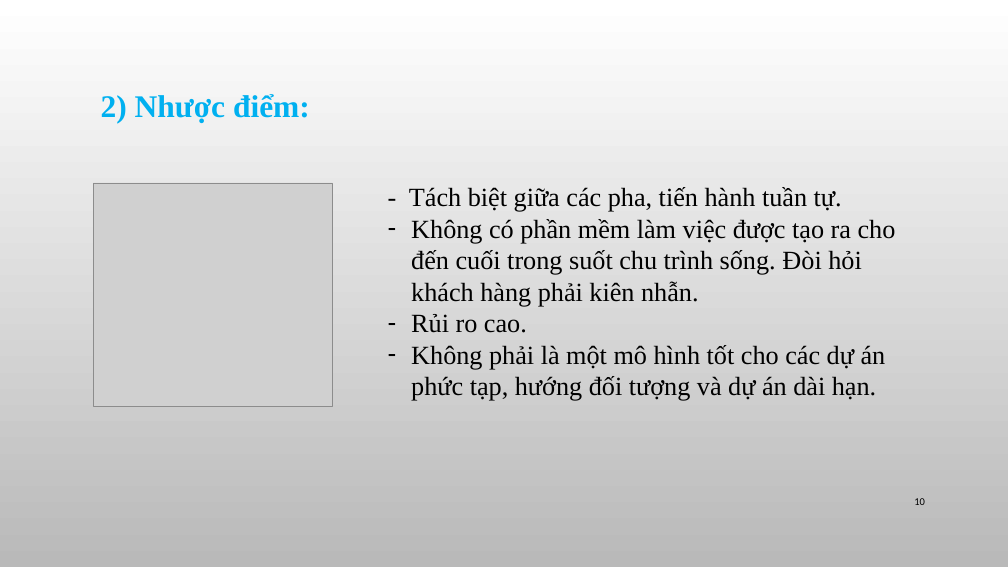
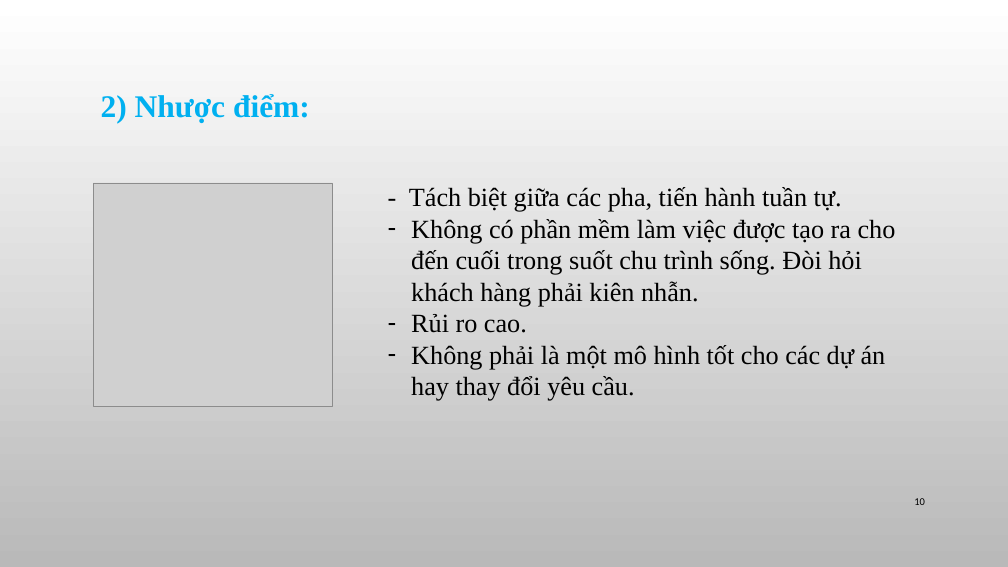
Before and after one commit to helloworldnmcnpm/studentmanagermentprogram, a slide deck: slide 10 of SEMINAR/Seminar.pptx. Drawn at 1008x567 pixels with LibreOffice and Linux fonts; fonts in the diff are those of the drawing; grey boxes stand for pictures; background and template pictures are left out. Boxes give left, top, right and bottom in pixels: in the first picture for what was removed or moved away, otherwise in the second. Text is boxed around its words. In the diff, an @@ line names an element or a change of style, - is before the commit and + after.

```diff
--- a/SEMINAR/Seminar.pptx
+++ b/SEMINAR/Seminar.pptx
@@ text at box(411, 345, 886, 401): text changed @@
-– Không phải là một mô hình tốt cho các dự án phức tạp, hướng đối tượng và dự án dài hạn.
+– Không phải là một mô hình tốt cho các dự án hay thay đổi yêu cầu.
```
Also in this commit, not shown: 5 other slides changed, 1 slide added.
